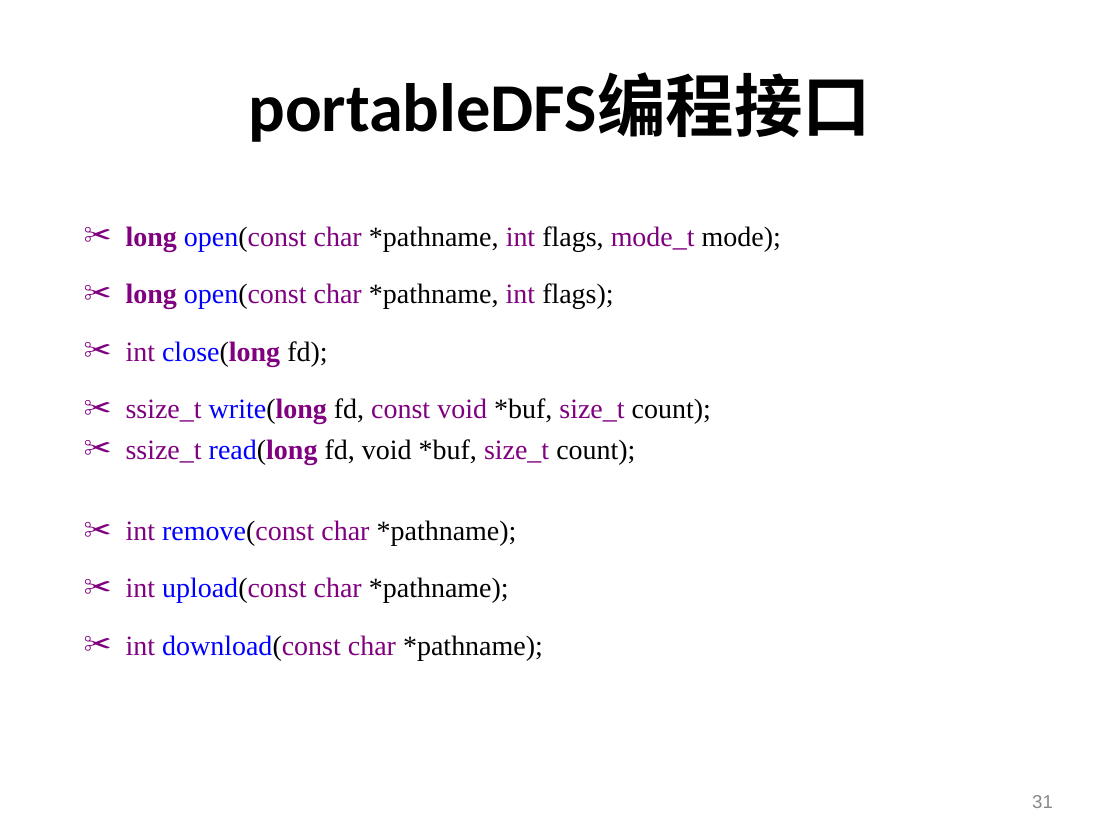
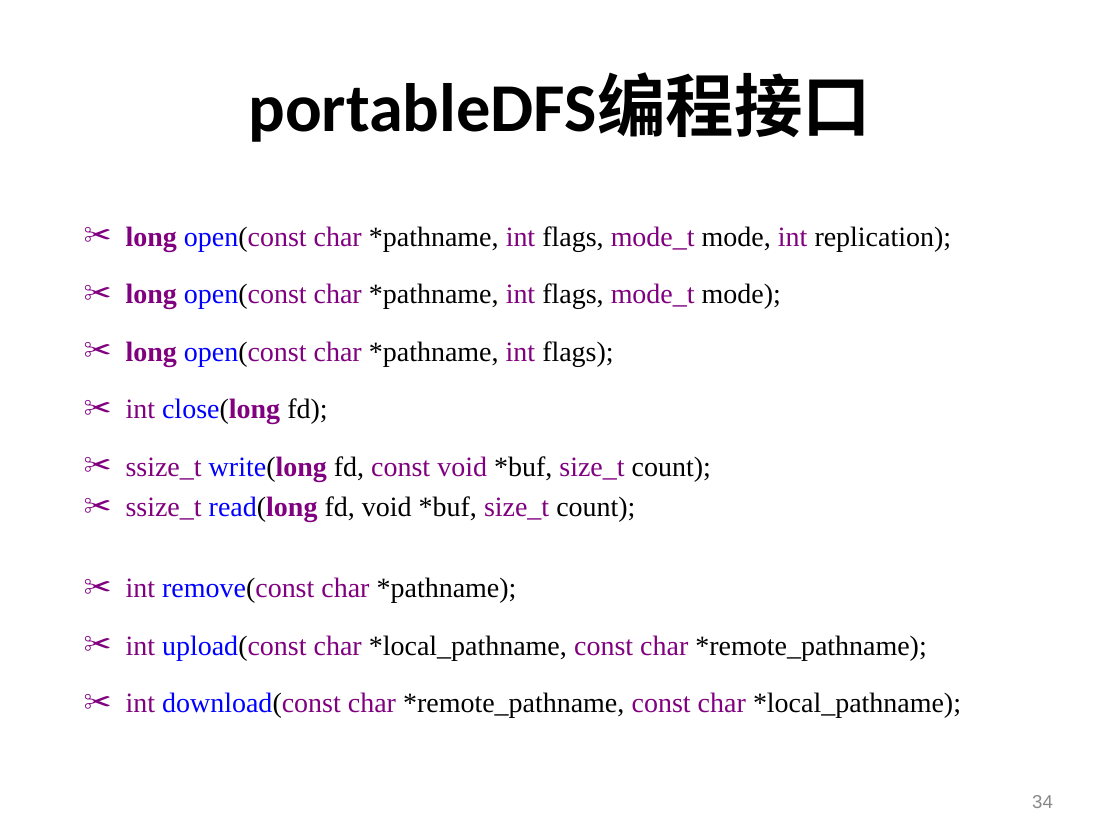
Before and after one commit to shtzr840329/mooon, a slide deck: slide 34 of applications/lightfs/doc/portableDFS-可便携的分布式文件系统.ppt (slide 31 before the commit). Drawn at 1120x840 pixels with LibreOffice and Linux fonts; fonts in the diff are those of the drawing; background and template pictures are left out. Boxes give left, top, right and bottom in pixels: in the first picture for what was removed or moved away, otherwise in the second. Text is boxed around its words. In the diff, an @@ line names an element or a change of style, - is before the commit and + after.

```diff
--- a/applications/lightfs/doc/portableDFS-可便携的分布式文件系统.ppt
+++ b/applications/lightfs/doc/portableDFS-可便携的分布式文件系统.ppt
@@ text at (126,226,952,252): paragraph added @@
+✂ long open(const char *pathname, int flags, mode_t mode, int replication);
@@ text at (126,635,961,718): text changed; text colour #800080 to #000000 @@
-✂ int upload(const char *pathname);
-✂ int download(const char *pathname);
+✂ int upload(const char *local_pathname, const char *remote_pathname);
+✂ int download(const char *remote_pathname, const char *local_pathname);
@@ page number at (1032,795,1053,808): text changed @@
-31
+34
```
Also in this commit, not shown: 15 other slides changed, 4 slides added, 4 other files.
